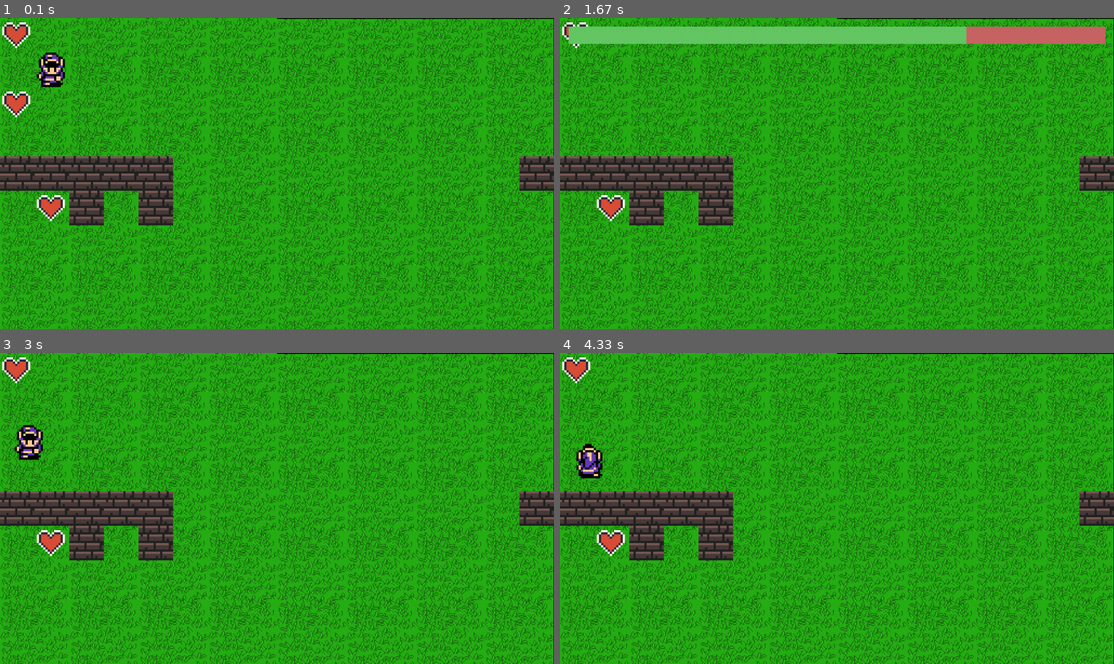
Above: before the commit, frames 1-4 (two rows, left to right).
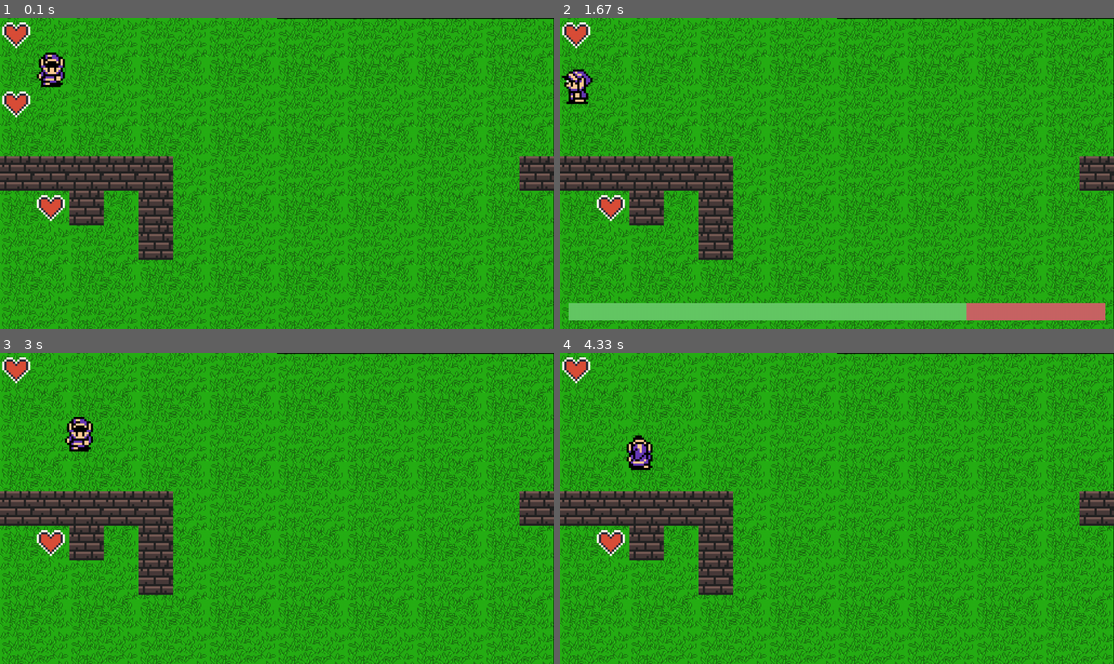
Above: after the commit, the same moments.

Repository: limelambda/pygame
Game: pygame game, started from main.py
Same seed, same stepped clock (60 frames per second), same inputs: the game is played once before the commit and once after it.
Inputs (mouse positions are in pixels of both pictures, inside the frame that each line leads up to):
- Up to frame 1 (0.1 s): no input
- Up to frame 2 (1.67 s): hold Left 0.33-0.87 s; move the mouse to (825, 210) at 0.37 s; hold Down 0.9-1.2 s; hold Left 1.23-1.63 s
- Up to frame 3 (3 s): hold Right 2.07-2.7 s; hold Down from 2.73 s (still down)
- Up to frame 4 (4.33 s): release Down at 3.1 s; hold Left 3.13-3.6 s; hold Right 3.63-4.1 s; hold Up from 4.13 s (still down)

The runs differ from the first frame. In frame 1, 0.7% of the frame differs, in the area x 25-32%, y 66-78%; in frame 2, 12%, in the area x 0-99%, y 2-98%; in frame 3, 1.6%; in frame 4, 1.6%.

Commit message:
battle room > nicer collision > fixed health bar > moved to bottom

Diff:
--- a/main.py
+++ b/main.py
@@ -6,15 +6,17 @@
     #making game variables
     lvl_elements = None
     background = None
+    grass_background = pygame.image.load("assets/grass.png")
 
     #define functions
-    load_sprite = lambda img: pygame.transform.scale(pygame.image.load(img), (80, 80))
+    load_sprite = lambda img, x = 80, y = 80: pygame.transform.scale(pygame.image.load(img), (x, y))
 
     def colliding(x_1,y_1,x_2,y_2):
         x_range = range(x_2 + 1, x_2 + 80)
         y_range = range(y_2 + 1, y_2 + 80)
-        if x_1 in x_range or x_1 + 80 in x_range:
-            return y_1 in y_range or y_1 + 80 in y_range
+        if x_1 + 1 in x_range or x_1 + 80 in x_range:
+            return y_1 + 1 in y_range or y_1 + 80 in y_range
+        return x_1 < 0 or x_1 > 1280 or y_1 < 0 or y_1 > 720
 
     class Basic_lvl_element:
         def __init__(self, x, y, sprite):
@@ -76,8 +78,8 @@
         def draw_health(self):
             tuple_subtraction = lambda a,b:tuple(map(lambda a,b:a-b, a, b))
             self.health_anim = (self.health_anim + self.health) / 2
-            pygame.draw.rect(screen, ((200,100,100)), pygame.Rect(20, 20, 1240, 40))
-            pygame.draw.rect(screen, ((100,200,100)), pygame.Rect(20, 20, 1240-(100-self.health_anim)*12.8, 40))
+            pygame.draw.rect(screen, ((200,100,100)), pygame.Rect(20, 660, 1240, 40))
+            pygame.draw.rect(screen, ((100,200,100)), pygame.Rect(20, 660, 1240-(100-self.health_anim)*12.8, 40))
 
         def do_move(self):
             nonlocal lvl_elements
@@ -92,7 +94,6 @@
                         i.on_collision()
                         prev_x, prev_y = (self.x, self.y)
                     except AttributeError:
-#                        print(f"no speical collision function triggered for {i.__class__.__name__}")
                         pass
                     else:
                         print(f"speical collision function triggered for {i.__class__.__name__}")
@@ -100,7 +101,6 @@
                     self.y = prev_y
                     self.x_speed = 0
                     self.y_speed = 0
-#                    print(f"Position now {self.x, self.y}")
             self.x_speed = round(self.x_speed/1.1, 4)
             self.y_speed = round(self.y_speed/1.1, 4)
 
@@ -137,27 +137,36 @@
                 self.health -= 25
 
     def load_battle():
-        nonlocal lvl_elements, player
+        nonlocal lvl_elements, player, background
+        background = lambda : screen.fill((0,0,0))
         player.x = 640
-        player.y = 360
+        player.y = 480
         wall_sprite = load_sprite("assets/level_assets/wall.png")
         wall = lambda x,y:Basic_lvl_element(x*80,y*80,wall_sprite)
         lvl_elements = [
+        wall(7,3),
+        wall(7,7),
         wall(8,3),
-        wall(8,6),
+        wall(8,7),
         wall(9,3),
-        wall(9,4),
-        wall(9,5),
-        wall(9,6),
-        wall(7,3),
-        wall(7,4),
-        wall(7,5),
-        wall(7,6),
+        wall(9,7),
+        wall(10,3),
+        wall(10,4),
+        wall(10,5),
+        wall(10,6),
+        wall(10,7),
+        wall(6,3),
+        wall(6,4),
+        wall(6,5),
+        wall(6,6),
+        wall(6,7),
+        #boundry
+        Interactable_lvl_element(640,320,load_sprite("assets/weapons/katana.png", 16, 80),lambda : player.damage(20))
         ]
 
     def load_lvl_1():
         nonlocal lvl_elements, player, background
-        background = pygame.image.load("assets/grass.png")
+        background = lambda : screen.blit(grass_background, (0, 0))
         wall_sprite = load_sprite("assets/level_assets/wall.png")
         heart_sprite = load_sprite("assets/level_assets/heal.png")
         wall = lambda x,y:Basic_lvl_element(x*80,y*80,wall_sprite)
@@ -170,6 +179,7 @@
         wall(4,4),
         wall(2,5),
         wall(4,5),
+        wall(4,6),
         wall(15,4),
         Interactable_lvl_element(80,400,heart_sprite,player.heal),
         Interactable_lvl_element(0,160,heart_sprite,player.heal),
@@ -198,7 +208,7 @@
     load_lvl_1()
     while running:
         #blit level
-        screen.blit(background, (0, 0))
+        background()
         for i in lvl_elements:
             i.do_blit()
         if music:
@@ -227,7 +237,6 @@
         pygame.display.flip()
         #fps limiter
         pygame.time.Clock().tick(45)
-        print((int(pygame.mouse.get_pos()[0]/80),int(pygame.mouse.get_pos()[1]/80)))
 
 if __name__=="__main__":
     #call the main function
Renamed: assets/weapon_bow.png -> assets/weapons/bow.png
Renamed: assets/weapon_hammer.png -> assets/weapons/hammer.png
Renamed: assets/weapon_katana.png -> assets/weapons/katana.png
